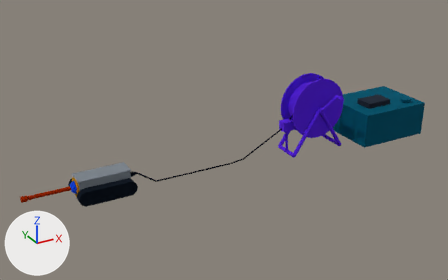
One commit to the glTF model media/model.glb: the scene before it, then after it.
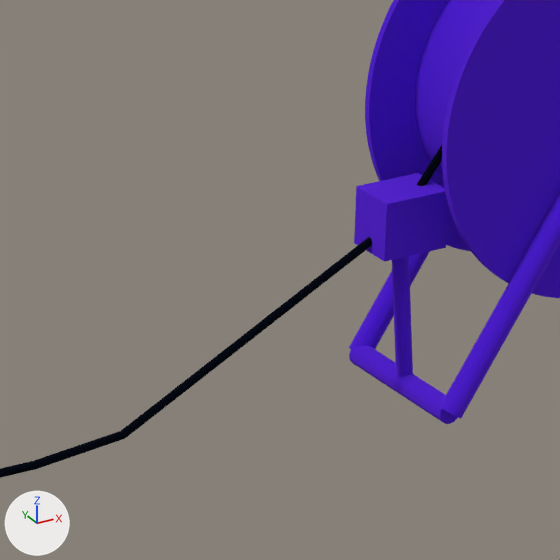
The first picture shows the older version from a 50 mm camera at (-0.73, -2.47, 1.38) aimed at (0.64, 0.02, 0.13). The close-ups show the older and then the newer version on the part from 50% to 69% of the width and 33% to 64% of the height of that picture. Only the edits that show in the close-ups are written down. The lights are fixed; the arrows at lower left show +X, +Y and +Z. Where no turn or scale is listed for an object, it has been applied to the vertices. Vertices at exactly the same position are counted once.

Objects in the first close-up: 'Tether reel, slip ring, payout counter', 'Tether, 60 m hybrid, with strain relief'.
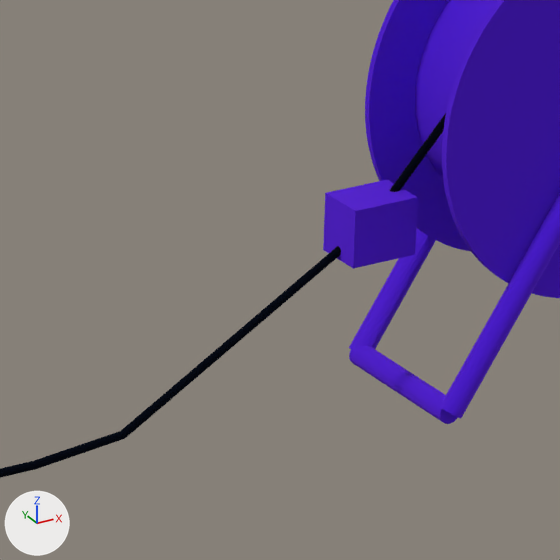
Where the newer file only moved an object's origin or applied its transform, the numbers keep the older frame.

Changed parts and their boxes [x1, y1, x2, y2] in the close-ups (560 x 560 px; the box of a moved part takes in the faces that stretch with it):
```json
{"object": "Tether reel, slip ring, payout counter", "change": "reshaped", "before": [349, 0, 560, 424], "after": [323, 0, 560, 424]}
{"object": "Tether, 60 m hybrid, with strain relief", "change": "reshaped", "before": [0, 145, 442, 478], "after": [0, 113, 446, 478]}
{"part": 1, "of": "me_tether__60_m_hybrid__with_strain_relief", "change": "moved or reshaped", "before": [122, 145, 442, 437], "after": [122, 113, 446, 437], "on screen": "mostly hidden"}
{"part": 2, "of": "me_tether_reel__slip_ring__payout_counter", "change": "added", "after": [323, 180, 418, 269], "on screen": "purple"}
{"part": 3, "of": "me_tether_reel__slip_ring__payout_counter", "change": "cut back", "before": [354, 173, 448, 405], "after": [351, 229, 445, 397]}
```

Scene script edits in JSON lines:
```json
{"block": "me_tether__60_m_hybrid__with_strain_relief", "where": "# used by ob_tether__60_m_hybrid__with_strain_relief; location = (0.0, 0.0, 0.0)"}
{"op": "remove", "block": "me_tether__60_m_hybrid__with_strain_relief", "code": "me_tether__60_m_hybrid__with_strain_relief.from_pydata(...)  # 1812 vertices, 3620 faces; spans x 0.12..1.153, y -0.011..0.011, z 0.003..0.35"}
{"op": "add", "block": "me_tether__60_m_hybrid__with_strain_relief", "code": "me_tether__60_m_hybrid__with_strain_relief.from_pydata(...)  # 1997 vertices, 3990 faces; spans x 0.132..1.153, y -0.011..0.011, z 0.003..0.35"}
{"block": "me_tether__60_m_hybrid__with_strain_relief", "change": "me_tether__60_m_hybrid__with_strain_relief part 1: 28 vertices moved from x 0.739..1.153, y -0.003..0.003, z 0.011..0.346 to x 0.739..1.152, y -0.003..0.003, z 0.017..0.346; 207 vertices removed from x 0.739..1.153, y -0.003..0.004, z 0.011..0.35; 207 vertices added at x 0.739..1.152, y -0.003..0.004, z 0.011..0.35"}
{"block": "me_tether__60_m_hybrid__with_strain_relief", "change": "other edits to the shape of me_tether__60_m_hybrid__with_strain_relief do not show in these pictures"}
{"block": "me_tether_reel__slip_ring__payout_counter", "where": "# used by ob_tether_reel__slip_ring__payout_counter; location = (0.0, 0.0, 0.0)"}
{"op": "remove", "block": "me_tether_reel__slip_ring__payout_counter", "code": "me_tether_reel__slip_ring__payout_counter.from_pydata(...)  # 3726 vertices, 7456 faces; spans x 0.97..1.32, y -0.135..0.125, z -0.01..0.39"}
{"op": "add", "block": "me_tether_reel__slip_ring__payout_counter", "code": "me_tether_reel__slip_ring__payout_counter.from_pydata(...)  # 3556 vertices, 7270 faces; spans x 0.94..1.32, y -0.135..0.125, z -0.01..0.39"}
{"block": "me_tether_reel__slip_ring__payout_counter", "change": "me_tether_reel__slip_ring__payout_counter part 2: a new loose piece, a box spanning x 0.94..1.0, y -0.022..0.022, z 0.125..0.175, in mat_mat_9 (purple #7c3aed)"}
{"block": "me_tether_reel__slip_ring__payout_counter", "change": "me_tether_reel__slip_ring__payout_counter part 3: 9 vertices moved from x 1.004..1.16, y 0.003..0.067, z -0.005..0.212 to x 1.003..1.16, y 0.058..0.067, z -0.005..0.212; 300 vertices removed from x 0.97..1.03, y -0.022..0.061, z 0.001..0.175; 122 vertices added at x 1.002..1.02, y 0.057..0.067, z -0.005..0.01"}
{"block": "me_tether_reel__slip_ring__payout_counter", "change": "other edits to the shape of me_tether_reel__slip_ring__payout_counter do not show in these pictures"}
```
